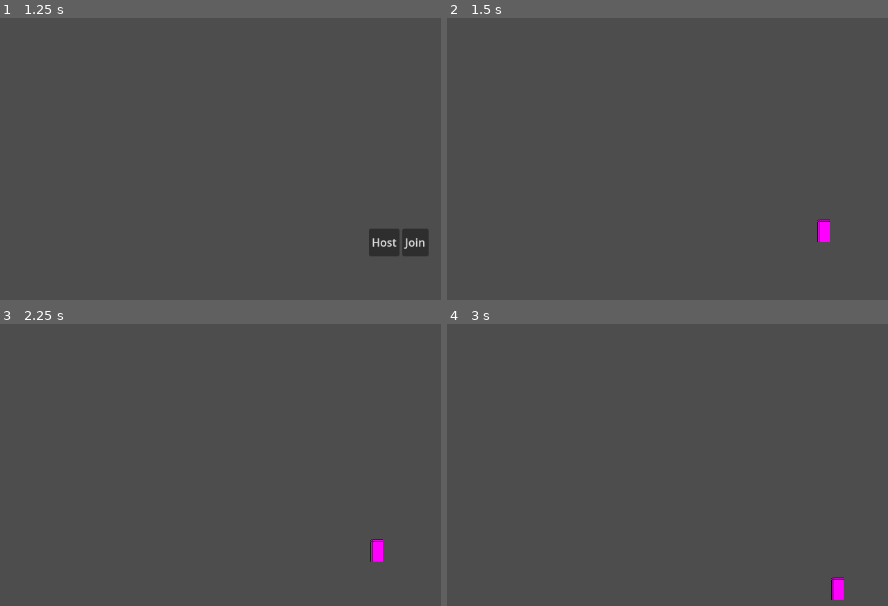
Above: before the commit, frames 1-4 (two rows, left to right).
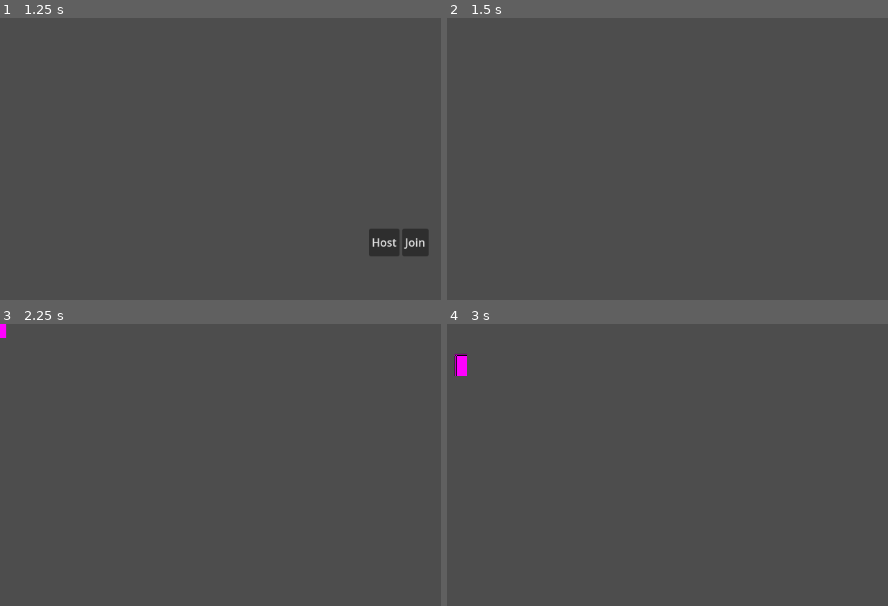
Above: after the commit, the same moments.

Repository: bartoszcholewa/2d-multiplayer-course
Game: Godot game, scene res://ui/main_menu/main_menu.tscn
Two runs of this game, one before a commit and one after it. Both use one fixed random seed, a clock stepped at 60 frames per second and the inputs below.
Inputs:
- Up to frame 1 (1.25 s): tap Enter at 0.5 s; hold D (move_right) from 0.53 s (still down)
- Up to frame 2 (1.5 s): release D (move_right) at 1.25 s; click "Host" at 1.25 s
- Up to frame 3 (2.25 s): tap Space at 2 s; hold S (move_down) from 2.03 s (still down)
- Up to frame 4 (3 s): release S (move_down) at 2.78 s; hold D (move_right) from 2.78 s (still down)

Frame 1 is identical in both runs. In frame 2, 0.2% of the frame differs, in the area x 83-87%, y 71-80%; in frame 3, 0.3%; in frame 4, 0.5%, in the area x 1-91%, y 10-98%.

Commit message:
Lesson 7 - Players in network

Diff:
--- a/entities/player/player.gd
+++ b/entities/player/player.gd
@@ -1,5 +1,4 @@
 extends CharacterBody2D
-
 
 func _process(_delta: float) -> void:
 	var movement_vector: Vector2 = Input.get_vector(
--- a/entities/player/player.tscn
+++ b/entities/player/player.tscn
@@ -8,6 +8,7 @@
 [sub_resource type="CircleShape2D" id="CircleShape2D_sfv1e"]
 
 [node name="Player" type="CharacterBody2D"]
+collision_layer = 0
 script = ExtResource("1_symyc")
 
 [node name="Sprite2D" type="Sprite2D" parent="."]
--- a/main.gd
+++ b/main.gd
@@ -1,10 +1,21 @@
 extends Node
 
+const PLAYER_SCENE: PackedScene = preload("uid://cse7rqp64wxuc")
+
+@onready var multiplayer_spawner: MultiplayerSpawner = $MultiplayerSpawner
+
 func _ready() -> void:
-
+	multiplayer_spawner.spawn_function = _spawn_player
 	# Notify server about client ready
 	peer_ready.rpc_id(1)
 
+
+func _spawn_player(data: Dictionary) -> CharacterBody2D:
+	var player_instance: CharacterBody2D = PLAYER_SCENE.instantiate()
+	player_instance.name = str(data.peer_id)
+	return player_instance
+
 @rpc("any_peer", "call_local", "reliable")
 func peer_ready() -> void:
-	print("peer %s ready" % multiplayer.get_remote_sender_id())
+	var sender_id: int = multiplayer.get_remote_sender_id()
+	multiplayer_spawner.spawn({"peer_id": sender_id})
--- a/main.tscn
+++ b/main.tscn
@@ -1,10 +1,9 @@
-[gd_scene load_steps=3 format=3 uid="uid://ej1u6umes6d5"]
+[gd_scene load_steps=2 format=3 uid="uid://ej1u6umes6d5"]
 
 [ext_resource type="Script" uid="uid://b0d7g7wvmcnn2" path="res://main.gd" id="1_ig7tw"]
-[ext_resource type="PackedScene" uid="uid://cse7rqp64wxuc" path="res://entities/player/player.tscn" id="2_0xm2m"]
 
 [node name="Main" type="Node"]
 script = ExtResource("1_ig7tw")
 
-[node name="Player" parent="." instance=ExtResource("2_0xm2m")]
-position = Vector2(543, 323)
+[node name="MultiplayerSpawner" type="MultiplayerSpawner" parent="."]
+spawn_path = NodePath("..")
